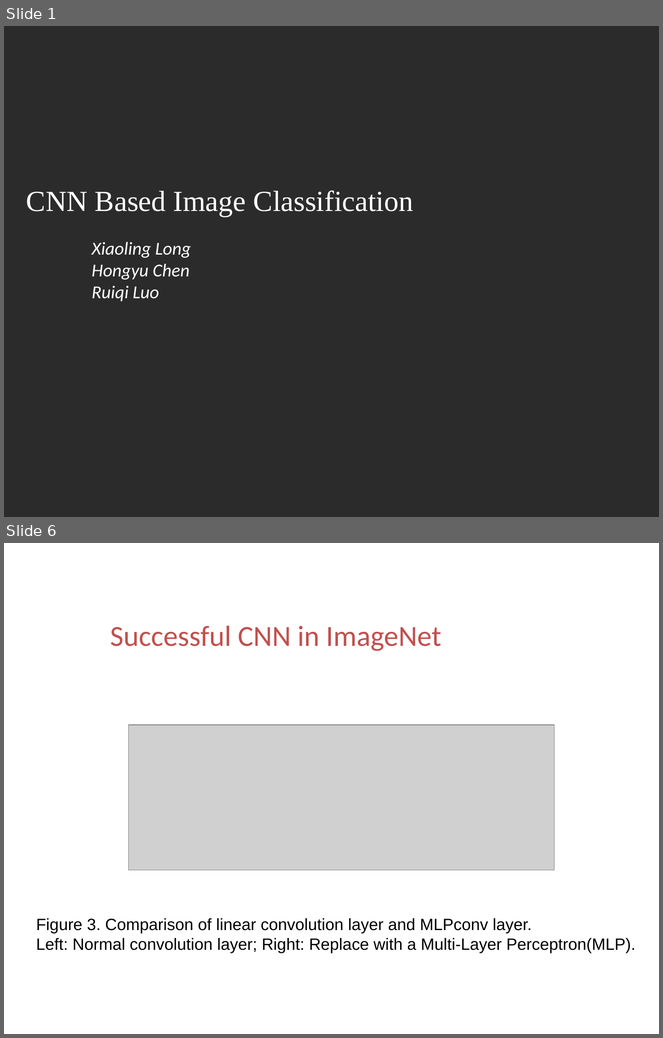
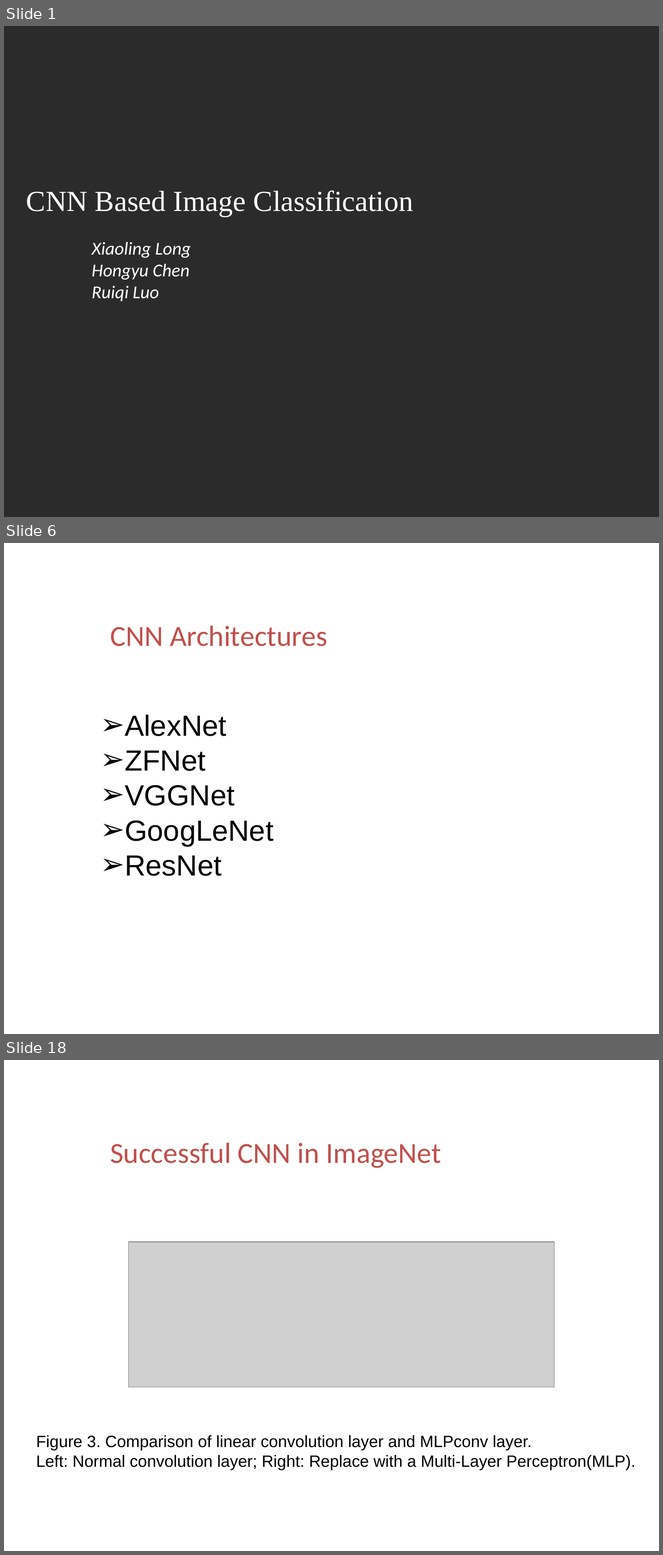
Before and after one commit to ttomchy/CV_2Project, a slide deck: presentation.pptx. Shown one above the other, each under a label of ours: slides 1 and 6 before the commit, slides 1, 6 and 18 after it; the slides between them are not shown. The pictures are 663x1038 and 663x1555 pixels, drawn with LibreOffice and Linux fonts; fonts in the diff are those of the drawing; grey boxes stand for pictures; background and template pictures are left out; a plain dark background stands for a picture behind light text. Boxes give left, top, right and bottom in pixels: in the first picture for what was removed or moved away, otherwise in the second. Text is boxed around its words. In the diff, an @@ line names an element or a change of style, - is before the commit and + after.

```diff
--- a/presentation.pptx
+++ b/presentation.pptx
@@ slide 6 added at <box>4,543,659,1034</box>, background picture (left out) @@
@@ text added at <box>54,616,94,653</box>, 28 pt, text #FFFFFF, bold @@
+02
@@ text added at <box>110,626,327,646</box>, 32 pt, text #C0504D @@
+CNN Architectures
@@ text added at <box>125,715,273,876</box>, 32 pt, text #000000 @@
+➢ AlexNet
+➢ ZFNet
+➢ VGGNet
+➢ GoogLeNet
+➢ ResNet
@@ what was slide 6 is now slide 18 @@
```
Also in this commit, not shown: 4 slides changed, 11 other slides added, 3 slides removed.
